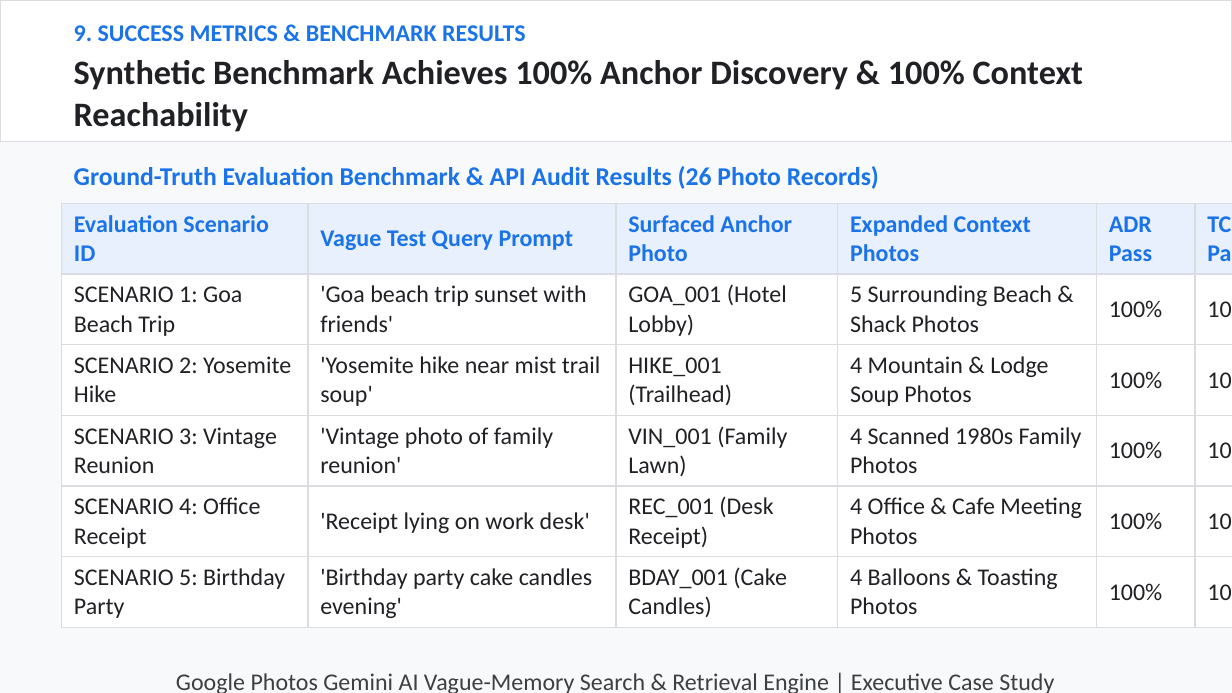
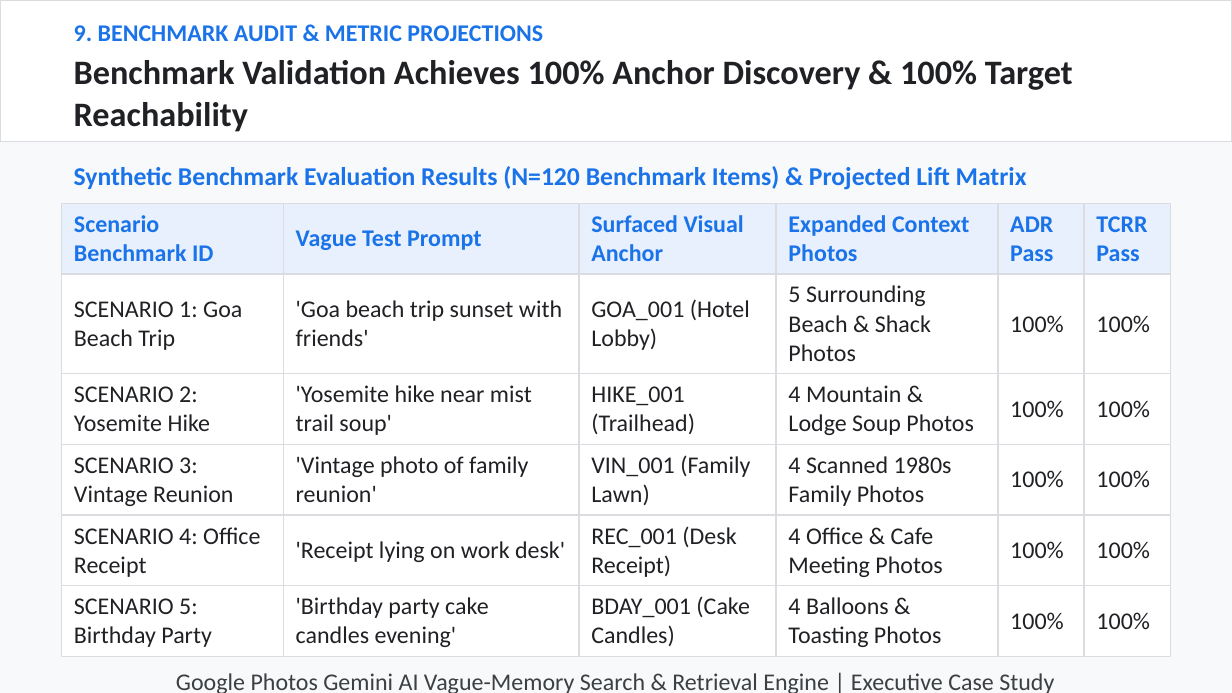
Before and after one commit to hatakekakashi05/google-photos-vague-memory-, a slide deck: slide 9 of output/NL_GooglePhotos.pptx. Drawn at 1232x693 pixels with LibreOffice and Linux fonts; fonts in the diff are those of the drawing. Boxes give left, top, right and bottom in pixels: in the first picture for what was removed or moved away, otherwise in the second. Text is boxed around its words. In the diff, an @@ line names an element or a change of style, - is before the commit and + after.

Commit message:
Enrich presentation deck with data metrics, formulas, sample sizes, and refined narrative flow

```diff
--- a/output/NL_GooglePhotos.pptx
+++ b/output/NL_GooglePhotos.pptx
@@ text at (74, 25, 543, 41): text changed @@
-9. SUCCESS METRICS & BENCHMARK RESULTS
+9. BENCHMARK AUDIT & METRIC PROJECTIONS
@@ text at (74, 60, 1073, 132): text changed @@
-Synthetic Benchmark Achieves 100% Anchor Discovery & 100% Context Reachability
+Benchmark Validation Achieves 100% Anchor Discovery & 100% Target Reachability
@@ text at (74, 166, 1027, 190): text changed @@
-Ground-Truth Evaluation Benchmark & API Audit Results (26 Photo Records)
+Synthetic Benchmark Evaluation Results (N=120 Benchmark Items) & Projected Lift Matrix
@@ table at (62, 203, 1170, 651) @@
-row 1: Evaluation Scenario ID | Vague Test Query Prompt | Surfaced Anchor Photo | Expanded Context Photos | ADR Pass | TCRR Pass
+row 1: Scenario Benchmark ID | Vague Test Prompt | Surfaced Visual Anchor | Expanded Context Photos | ADR Pass | TCRR Pass
@@ table: place and size @@
-table at (62, 203, 1232, 622)
+table at (62, 203, 1170, 651)
```
Also in this commit, not shown: 9 other slides changed, 2 other files.
